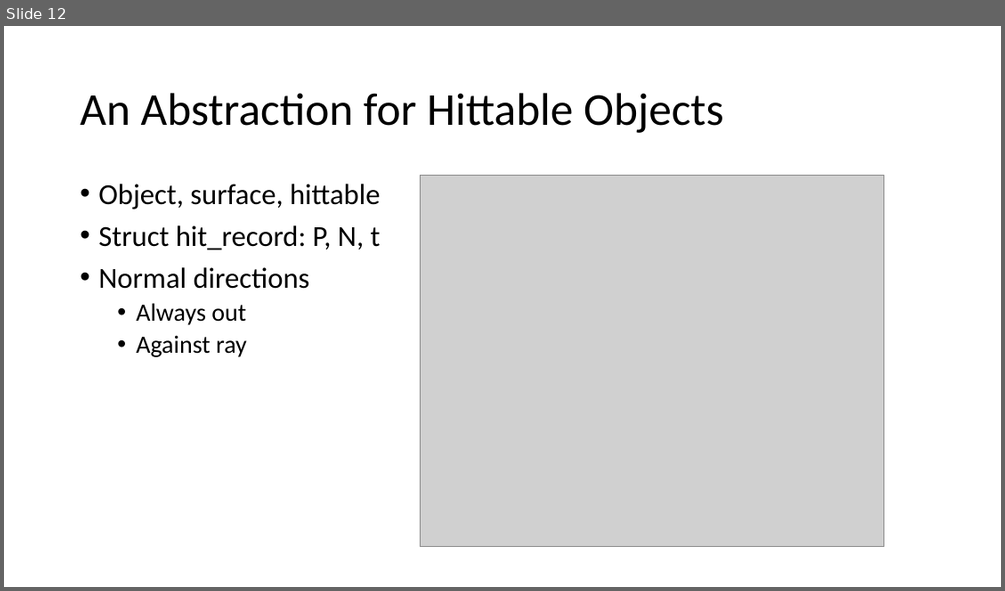
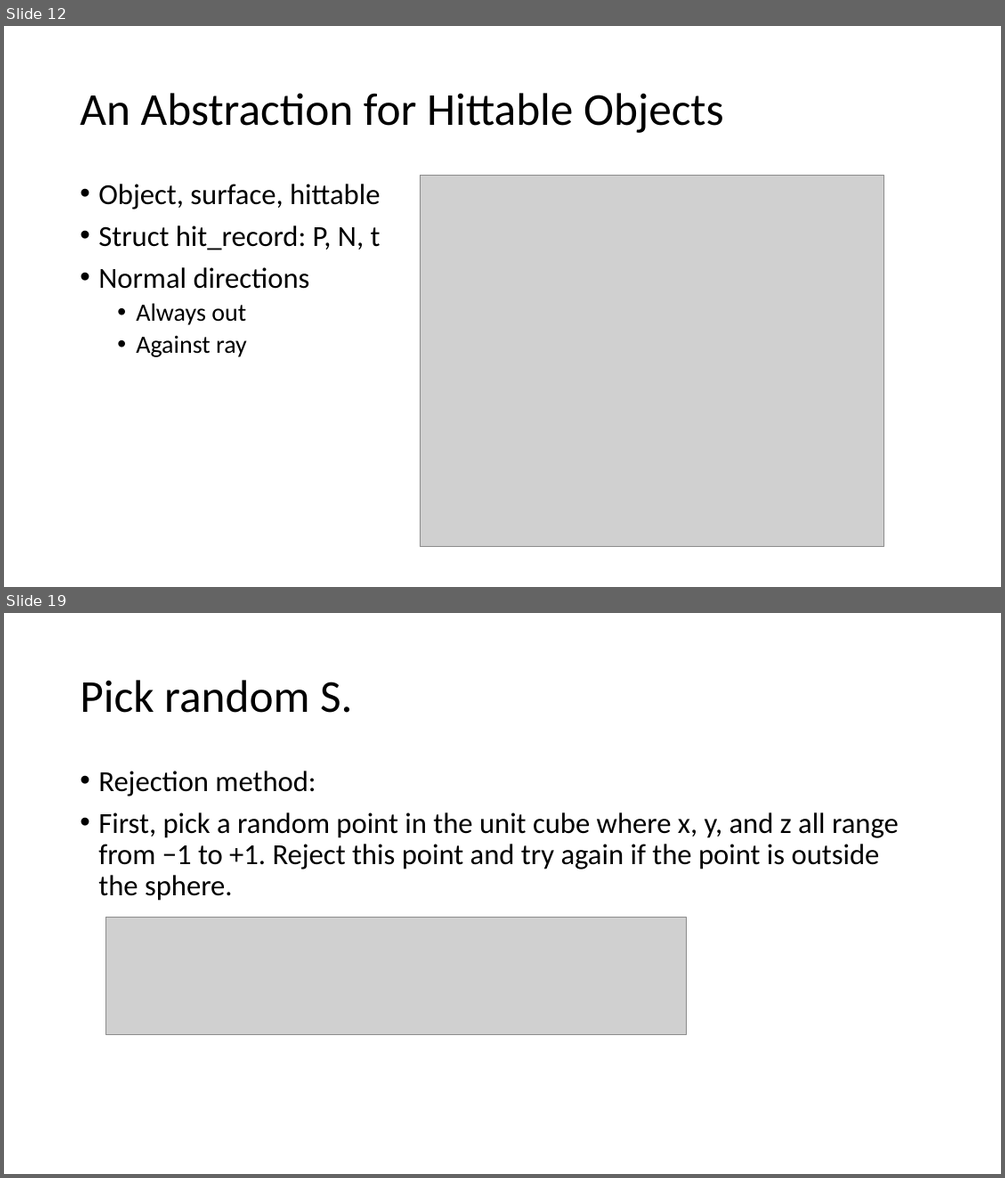
Before and after one commit to yxshi610/RayTracing, a slide deck: RayTracing.pptx. Shown one above the other, each under a label of ours: slide 12 before the commit, slides 12 and 19 after it; the slides between them are not shown. The pictures are 1005x591 and 1005x1178 pixels, drawn with LibreOffice and Linux fonts; fonts in the diff are those of the drawing; grey boxes stand for pictures. Boxes give left, top, right and bottom in pixels: in the first picture for what was removed or moved away, otherwise in the second. Text is boxed around its words. In the diff, an @@ line names an element or a change of style, - is before the commit and + after.

```diff
--- a/RayTracing.pptx
+++ b/RayTracing.pptx
@@ slide 19 added at <box>4,613,1001,1174</box>, background #FFFFFF @@
@@ title added at <box>80,680,352,713</box>, 44 pt, text #000000 @@
+Pick random S.
@@ text added at <box>98,771,898,900</box>, 28 pt, text #000000 @@
+• Rejection method:
+• First, pick a random point in the unit cube where x, y, and z all range from −1 to +1. Reject this point and try again if the point is outside the sphere.
@@ picture added at <box>105,917,686,1035</box> @@
```
Also in this commit, not shown: 9 other slides added, 21 other files.
